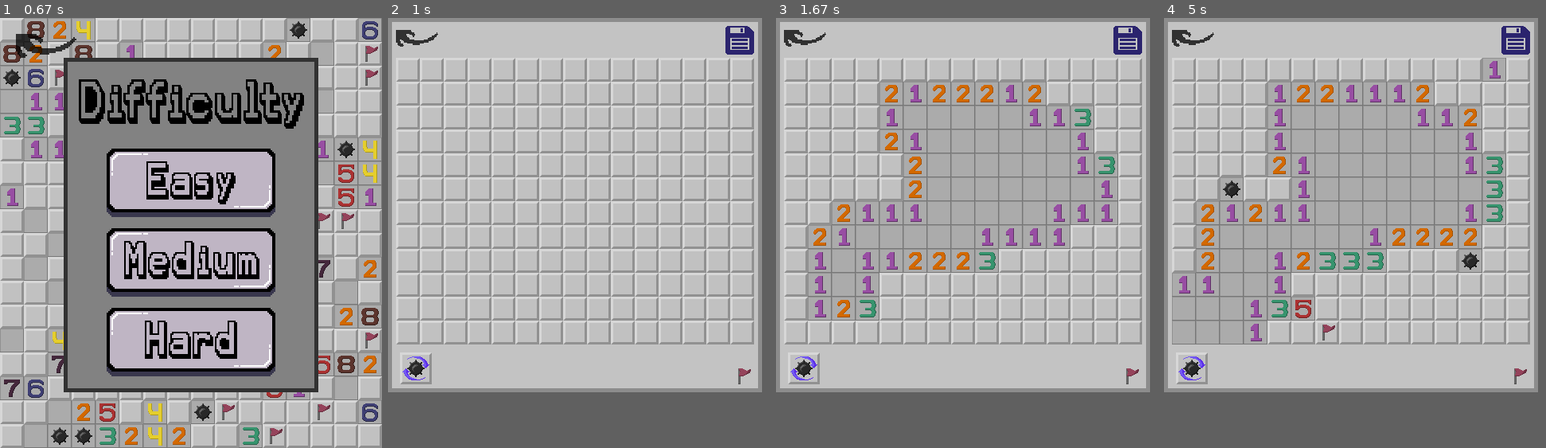
Above: before the commit, frames 1-4 (left to right).
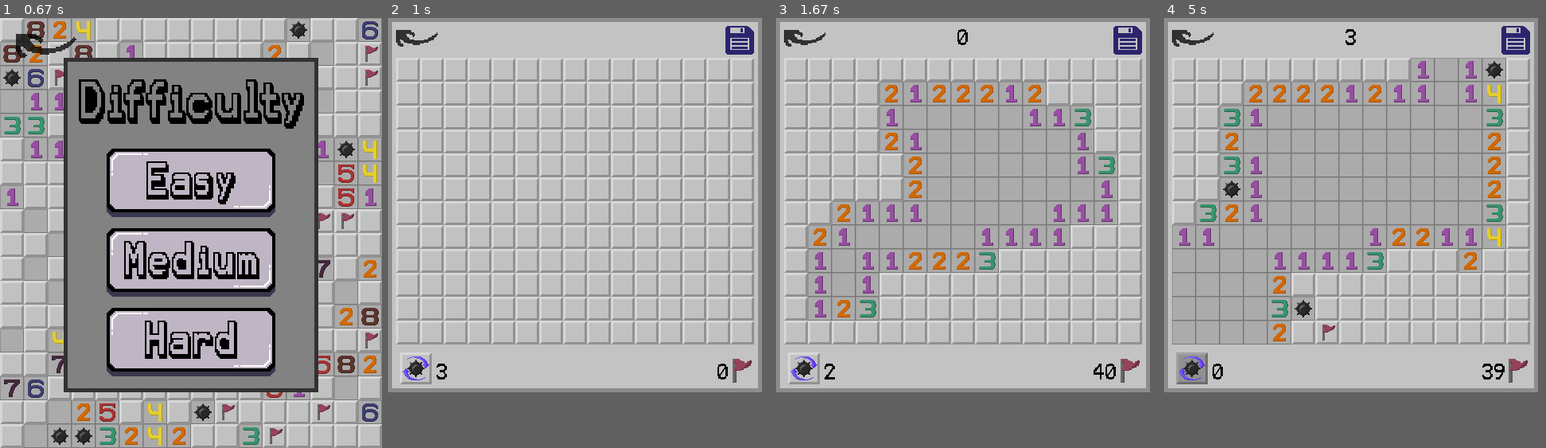
Above: after the commit, the same moments.

Repository: ctu-pjin/2024-i-hra-miny
Game: pygame game, started from pygame_part.py
Two runs of this game, one before a commit and one after it. Both use one fixed random seed, a clock stepped at 60 frames per second and the inputs below.
Inputs (mouse positions are in pixels of both pictures, inside the frame that each line leads up to):
- Up to frame 1 (0.67 s): click (191, 306) at 0.38 s
- Up to frame 2 (1 s): press the mouse at (579, 185) at 0.7 s; move the mouse to (552, 224) at 0.8 s; release the mouse at (529, 263) at 0.93 s
- Up to frame 3 (1.67 s): press the mouse at (967, 185) at 1.03 s; move the mouse to (1024, 134) at 1.13 s; release the mouse at (1085, 86) at 1.27 s; press the mouse at (802, 366) at 1.37 s; move the mouse to (863, 314) at 1.47 s; release the mouse at (928, 263) at 1.6 s
- Up to frame 4 (5 s): press the mouse at (1194, 39) at 1.7 s; move the mouse to (1263, 78) at 1.8 s; release the mouse at (1335, 116) at 1.93 s; press the mouse at (1190, 366) at 2.03 s; move the mouse to (1320, 306) at 2.13 s; release the mouse at (1450, 245) at 2.27 s; right-click (1335, 336) at 2.38 s; click (1515, 39) at 3.22 s; click (1412, 82) at 3.55 s; click (1312, 314) at 3.88 s; click (1481, 69) at 4.22 s; click (1232, 198) at 4.55 s; click (1473, 258) at 4.88 s

Frame 1 is identical in both runs. In frame 2, 0.3% of the frame differs, in the area x 12-96%, y 79-86%; in frame 3, 0.4%; in frame 4, 8.2%, in the area x 2-96%, y 2-86%.

Commit message:
přidání ukazatele času, počtu vlaječek a počtu zbývajících reshufflů do UI

Diff:
--- a/pygame_part.py
+++ b/pygame_part.py
@@ -5,6 +5,7 @@
 import pole_funkce
 import json
 import numpy as np
+import time
 
 # Initialize Pygame
 os.environ['SDL_VIDEO_CENTERED'] = '1' # Centers the screen on the display
@@ -12,11 +13,15 @@
                                         # May reduce later
 pygame.init()
 
+"""Preassigning variables"""
 screen_width, screen_height = 480, 540
 screen_width_game, screen_height_game = 100, 100
 dw = 10
 dh = 50
 additional_dw = 0
+previous_time = time.time()
+remaining_flags = 0
+reshuffle_count = 3
 
 MENU_SCREEN_DIMENSIONS = (480, 540)
 GAME_SCREEN_DIMENSIONS = (1024, 768)
@@ -56,6 +61,7 @@
 reshuffle_on_surf = pygame.image.load("surfaces/reshuffle_on.png").convert_alpha()
 reshuffle_off_surf = pygame.image.load("surfaces/reshuffle_off.png").convert_alpha()
 flag_only_surf = pygame.image.load("surfaces/flag_only.png").convert_alpha()
+flag_only_surf_big = pygame.transform.scale_by(flag_only_surf, 1.5)
 save_icon_on_surf = pygame.image.load("surfaces/save_icon_on.png").convert_alpha()
 save_icon_off_surf = pygame.image.load("surfaces/save_icon_off.png").convert_alpha()
 transparent_bg_surf = pygame.image.load("surfaces/transparent_bg_80.png").convert_alpha()
@@ -128,7 +134,7 @@
 # Part for loading fonts
 karma_font_160 = pygame.font.Font("fonts/KarmaFuture.otf", 160)
 karma_font_60 = pygame.font.Font("fonts/KarmaFuture.otf", 60)
-karma_font_26 = pygame.font.Font("fonts/KarmaSuture.otf", 23)
+karma_font_23 = pygame.font.Font("fonts/KarmaSuture.otf", 23)
 karma_font_35 = pygame.font.Font("fonts/KarmaFuture.otf", 35)
 
 # Part for loading texts
@@ -137,7 +143,7 @@
 text_difficulty_surf = karma_font_60.render("Difficulty", False, "Black")
 text_difficulty_rect = text_difficulty_surf.get_rect(midtop=(screen_width/2, 70))
 victory_lines = ["Press space", "to return", "to main menu"]
-text_victory_surfs = [karma_font_26.render(text, False, "White") for text in victory_lines]
+text_victory_surfs = [karma_font_23.render(text, False, "White") for text in victory_lines]
 text_victory_surf = karma_font_35.render("You won!", False, "White")
 text_miny_rect = text_miny_surf.get_rect(midtop=(screen_width/2, 40))
 
@@ -192,7 +198,7 @@
     new_game_menu = False
     end_game_screen = False
     game = False
-    global screen, screen_height_game, screen_width_game, additional_dw
+    global screen, screen_height_game, screen_width_game, additional_dw, previous_time, remaining_flags
     load_save()
     mines_rect = pygame.Rect(0, 0, 0, 0)
 
@@ -214,11 +220,11 @@
                 if event.type == pygame.MOUSEBUTTONUP:
                     if event.button == 1:
                         if easy_rect_on.collidepoint(pygame.mouse.get_pos()):
-                            width, height, pocet_min = 8, 8, 10
+                            width, height, pocet_min = 4, 6, 2
                         elif medium_rect_on.collidepoint(pygame.mouse.get_pos()):
                             width, height, pocet_min = 15, 12, 40
                         elif hard_rect_on.collidepoint(pygame.mouse.get_pos()):
-                            width, height, pocet_min = 41, 20, 200
+                            width, height, pocet_min = 41, 20, 101
                         elif back_arrow_rect.collidepoint(pygame.mouse.get_pos()):
                             screen = pygame.display.set_mode(MENU_SCREEN_DIMENSIONS)
                             menu = True
@@ -229,6 +235,7 @@
                         if easy_rect_on.collidepoint(pygame.mouse.get_pos()) or medium_rect_on.collidepoint(pygame.mouse.get_pos()) or hard_rect_on.collidepoint(pygame.mouse.get_pos()):
                             if width*30 + dw + 10 < 200:
                                 additional_dw = (200 - width*30 - dw - 10)/2
+                            reshuffle_count = 3
                             mines_rect = pygame.Rect(dw + additional_dw, dh, width*30, height*30)
                             screen_width_game = max(width*30 + dw + 10, 200)
                             screen_height_game = height*30 + 2*dh + 10
@@ -238,10 +245,9 @@
                             game = True
                             first_click = True
 
-
-
             elif game:
                 if first_click is True:
+                    remaining_flags = pocet_min
                     if event.type == pygame.MOUSEBUTTONUP:
                         if event.button == 1 and back_arrow_rect_small.collidepoint(pygame.mouse.get_pos()):
                             game = False
@@ -253,9 +259,11 @@
                             x_click, y_click = pygame.mouse.get_pos()[0], pygame.mouse.get_pos()[1]
                             row, column = pole_funkce.click(x_click, y_click, dw, dh, additional_dw)
                             first_click = False
+                            previous_time = time.time()
                             field, bool_field = pole_funkce.field_description(width, height, pocet_min, row, column)
                 else:
                     flag_count = np.count_nonzero(bool_field == 2)
+                    remaining_flags = pocet_min - flag_count
                     if event.type == pygame.MOUSEBUTTONUP:
                         if event.button == 1 and back_arrow_rect_small.collidepoint(pygame.mouse.get_pos()):
                             game = False
@@ -263,8 +271,9 @@
                             first_click = True
                             screen = pygame.display.set_mode(MENU_SCREEN_DIMENSIONS)
                     elif event.type == pygame.MOUSEBUTTONDOWN:
-                        if event.button == 1 and 15 < pygame.mouse.get_pos()[0] < 55 and screen_height_game - 50 < pygame.mouse.get_pos()[1] < screen_height_game - 10:
+                        if (event.button == 1 and 15 < pygame.mouse.get_pos()[0] < 55) and (screen_height_game - 50 < pygame.mouse.get_pos()[1] < screen_height_game) - 10 and (reshuffle_count > 0):
                             field, bool_field = pole_funkce.reshuffle(field, bool_field)
+                            reshuffle_count -= 1
                         elif event.button == 1 and mines_rect.collidepoint(pygame.mouse.get_pos()):
                             x_click, y_click = pygame.mouse.get_pos()[0], pygame.mouse.get_pos()[1]
                             row, column = pole_funkce.click(x_click, y_click, dw, dh, additional_dw)
@@ -283,7 +292,7 @@
                         elif event.button == 3 and mines_rect.collidepoint(pygame.mouse.get_pos()):
                             x_click, y_click = pygame.mouse.get_pos()[0], pygame.mouse.get_pos()[1]
                             row, column = pole_funkce.click(x_click, y_click, dw, dh, additional_dw)
-                            if bool_field[row][column] == 0  and (pocet_min - flag_count) > 0:
+                            if bool_field[row][column] == 0  and remaining_flags > 0:
                                 bool_field[row][column] = 2
                             elif bool_field[row][column] == 2:
                                 bool_field[row][column] = 0
@@ -336,16 +345,20 @@
                 screen.blit(back_arrow_surf_off, back_arrow_rect)
         if game:
             if first_click is True:
+                remaining_flags_surf = karma_font_23.render(str(remaining_flags), False, "Black")
+                reshuffle_count_surf = karma_font_23.render(str(reshuffle_count), False, "Black")
                 screen.fill((140, 140, 140))
                 pygame.draw.rect(screen, (195, 195, 195), (5, 5, max(width*30 + dw, 190), height*30+dh*2))
                 plot_empty_field(width, height)
 
-                if 15 < pygame.mouse.get_pos()[0] < 55 and screen_height_game - 50 < pygame.mouse.get_pos()[1] < screen_height_game - 10:
+                if (15 < pygame.mouse.get_pos()[0] < 55 and screen_height_game - 50 < pygame.mouse.get_pos()[1] < screen_height_game - 10) or (reshuffle_count == 0):
                     screen.blit(reshuffle_on_surf, (15, screen_height_game-50))
                 else:
                     screen.blit(reshuffle_off_surf, (15, screen_height_game-50))
-
-                screen.blit(flag_only_surf, (screen_width_game-30, screen_height_game-30))
+                screen.blit(reshuffle_count_surf, (60, screen_height_game-40))
+
+                screen.blit(flag_only_surf_big, (screen_width_game-37, screen_height_game-42))
+                screen.blit(remaining_flags_surf, (screen_width_game - 42 - remaining_flags_surf.get_width(), screen_height_game - 40))
 
                 if back_arrow_rect_small.collidepoint(pygame.mouse.get_pos()):
                     screen.blit(back_arrow_surf_on_small, back_arrow_rect_small)
@@ -357,14 +370,22 @@
                 else:
                     screen.blit(save_icon_off_surf, (screen_width_game - 46, 10))
             else:
+                reshuffle_count_surf = karma_font_23.render(str(reshuffle_count), False, "Black")
+                game_time = int(time.time() - previous_time)
+                game_time_surf = karma_font_23.render(str(game_time), False, "Black")
+                remaining_flags_surf = karma_font_23.render(str(remaining_flags), False, "Black")
                 screen.fill((140, 140, 140))
                 pygame.draw.rect(screen, (195, 195, 195), (5, 5, max(width*30 + dw, 190), height*30+dh*2))
                 plot_bool_field(bool_field, field)
-                if 15 < pygame.mouse.get_pos()[0] < 55 and screen_height_game - 50 < pygame.mouse.get_pos()[1] < screen_height_game - 10:
+                if (15 < pygame.mouse.get_pos()[0] < 55 and screen_height_game - 50 < pygame.mouse.get_pos()[1] < screen_height_game - 10) or (reshuffle_count == 0):
                     screen.blit(reshuffle_on_surf, (15, screen_height_game-50))
                 else:
                     screen.blit(reshuffle_off_surf, (15, screen_height_game-50))
-                screen.blit(flag_only_surf, (screen_width_game-30, screen_height_game-30))
+                screen.blit(reshuffle_count_surf, (60, screen_height_game-40))
+
+                screen.blit(flag_only_surf_big, (screen_width_game-37, screen_height_game-42))
+                screen.blit(remaining_flags_surf, (screen_width_game - 42 - remaining_flags_surf.get_width(), screen_height_game - 40))
+
                 if back_arrow_rect_small.collidepoint(pygame.mouse.get_pos()):
                     screen.blit(back_arrow_surf_on_small, back_arrow_rect_small)
                 else:
@@ -373,8 +394,7 @@
                     screen.blit(save_icon_on_surf, (screen_width_game - 46, 10))
                 else:
                     screen.blit(save_icon_off_surf, (screen_width_game - 46, 10))
-
-
+                screen.blit(game_time_surf, (screen_width_game/2 - game_time_surf.get_width()/2, 10))
 
                 if np.count_nonzero(bool_field == 1) >= width * height - pocet_min:
                     for radek in range((len(bool_field))):
